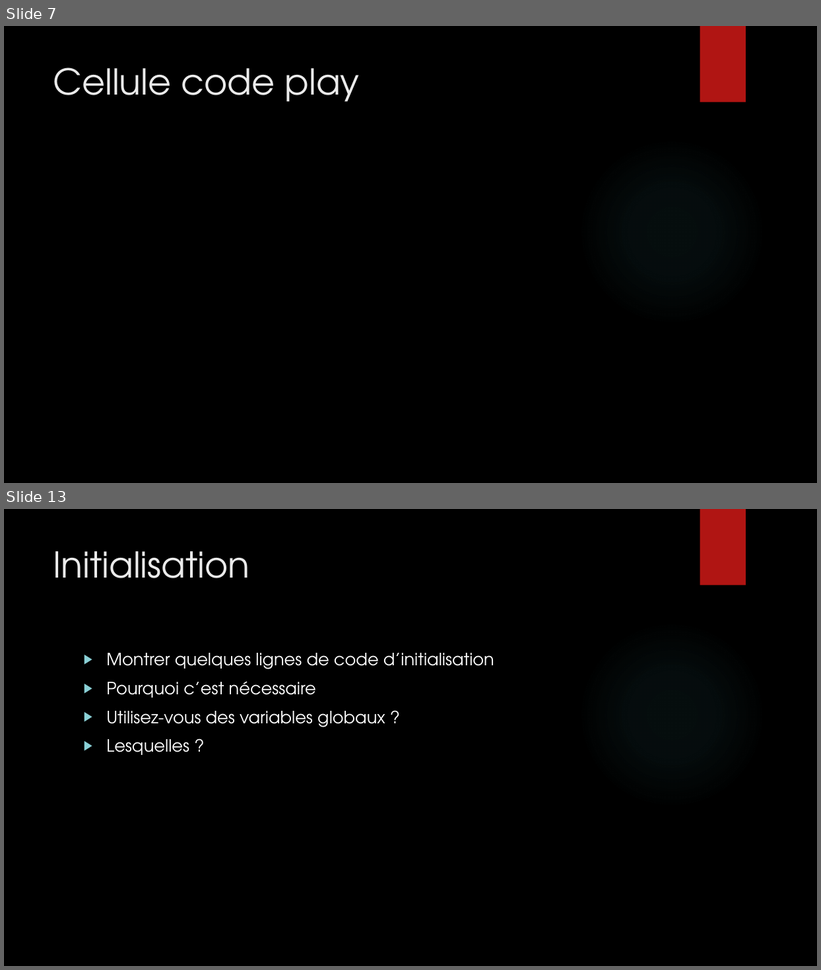
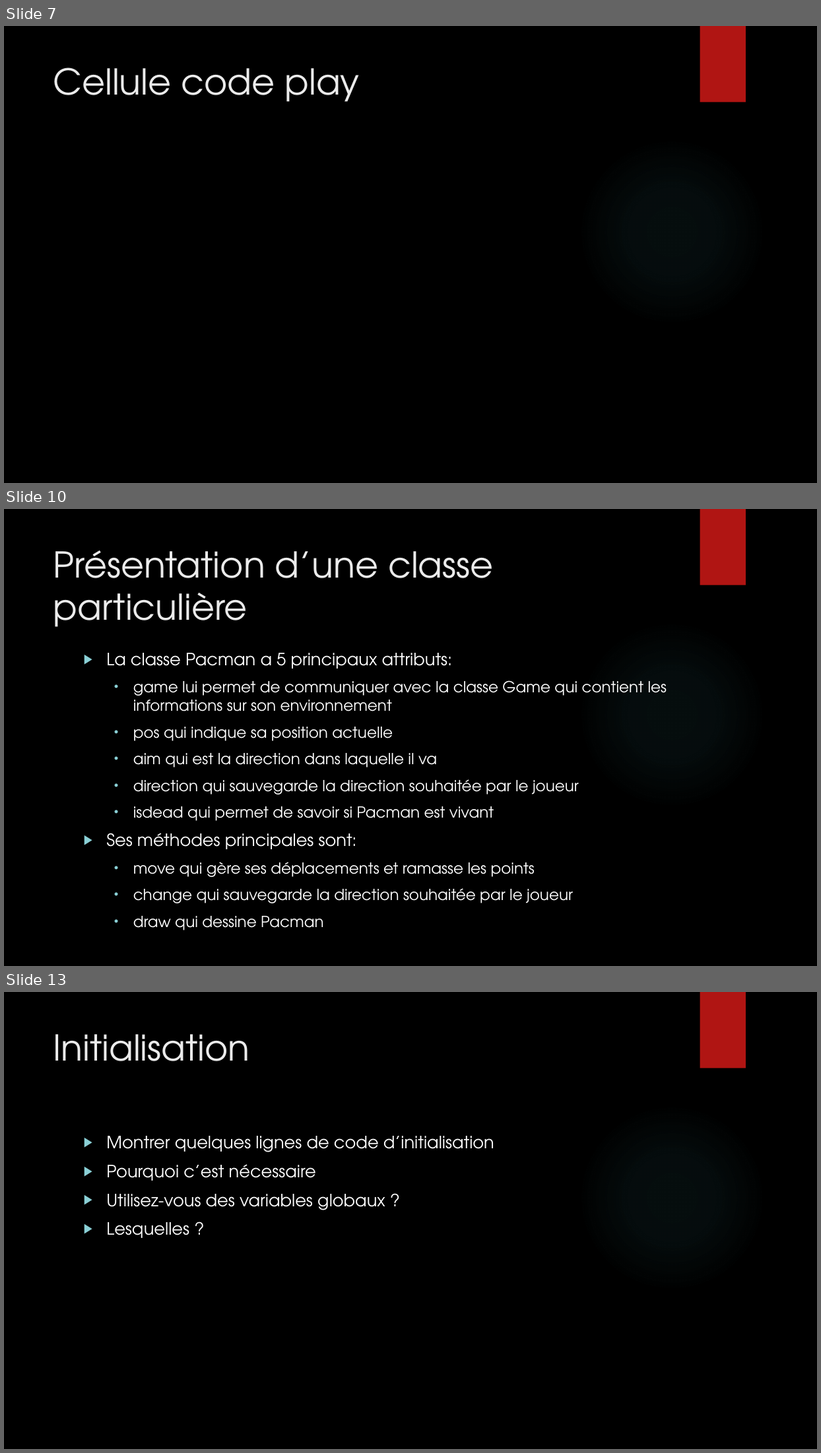
Before and after one commit to Bugnon/oc-2021, a slide deck: src/projet/projet3/Powerpoint_pacman.pptx. Shown one above the other, each under a label of ours: slides 7 and 13 before the commit, slides 7, 10 and 13 after it; the slides between them are not shown. The pictures are 821x970 and 821x1453 pixels, drawn with LibreOffice and Linux fonts; fonts in the diff are those of the drawing; background and template pictures are left out. Boxes give left, top, right and bottom in pixels: in the first picture for what was removed or moved away, otherwise in the second. Text is boxed around its words. In the diff, an @@ line names an element or a change of style, - is before the commit and + after.

```diff
--- a/src/projet/projet3/Powerpoint_pacman.pptx
+++ b/src/projet/projet3/Powerpoint_pacman.pptx
@@ slide 10 added at bbox=[4, 509, 817, 966], background picture (left out); not listed: 2 template elements that a slide beside it also shows @@
@@ title added at bbox=[54, 551, 493, 627], 42 pt, text #EBEBEB @@
+Présentation d’une classe particulière
@@ text added at bbox=[106, 653, 667, 931], 18 pt, text #FFFFFF @@
+▶ La classe Pacman a 5 principaux attributs:
+  • game lui permet de communiquer avec la classe Game qui contient les informations sur son environnement
+  • pos qui indique sa position actuelle
+  • aim qui est la direction dans laquelle il va
+  • direction qui sauvegarde la direction souhaitée par le joueur
+  • isdead qui permet de savoir si Pacman est vivant
+▶ Ses méthodes principales sont:
+  • move qui gère ses déplacements et ramasse les points
+  • change qui sauvegarde la direction souhaitée par le joueur
+  • draw qui dessine Pacman
```
Also in this commit, not shown: 3 slides changed, 4 other slides added, 5 slides removed.
